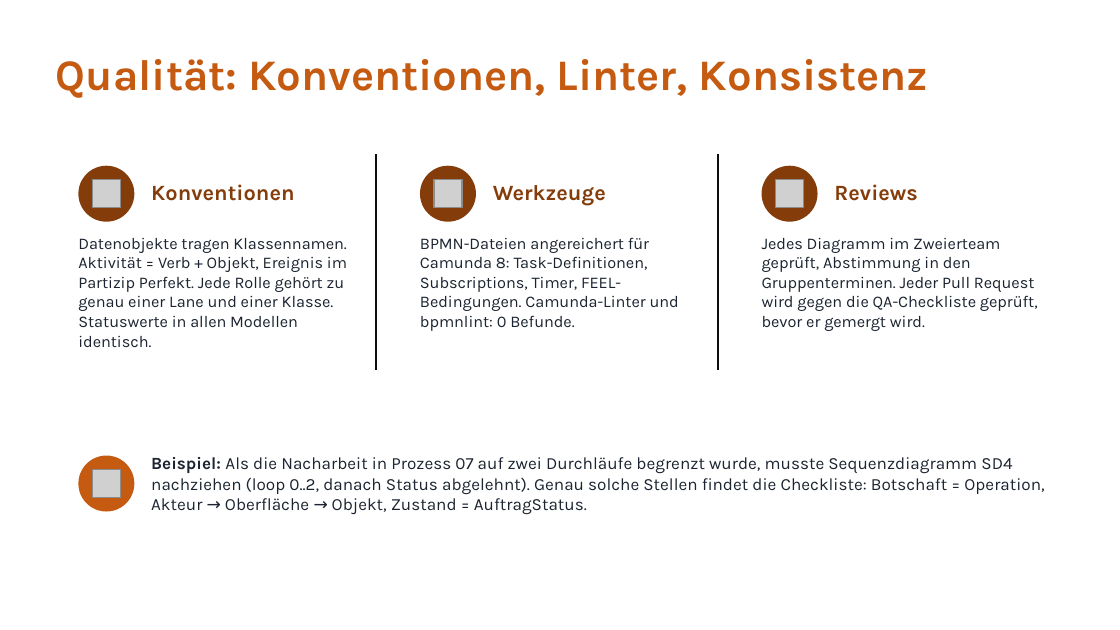
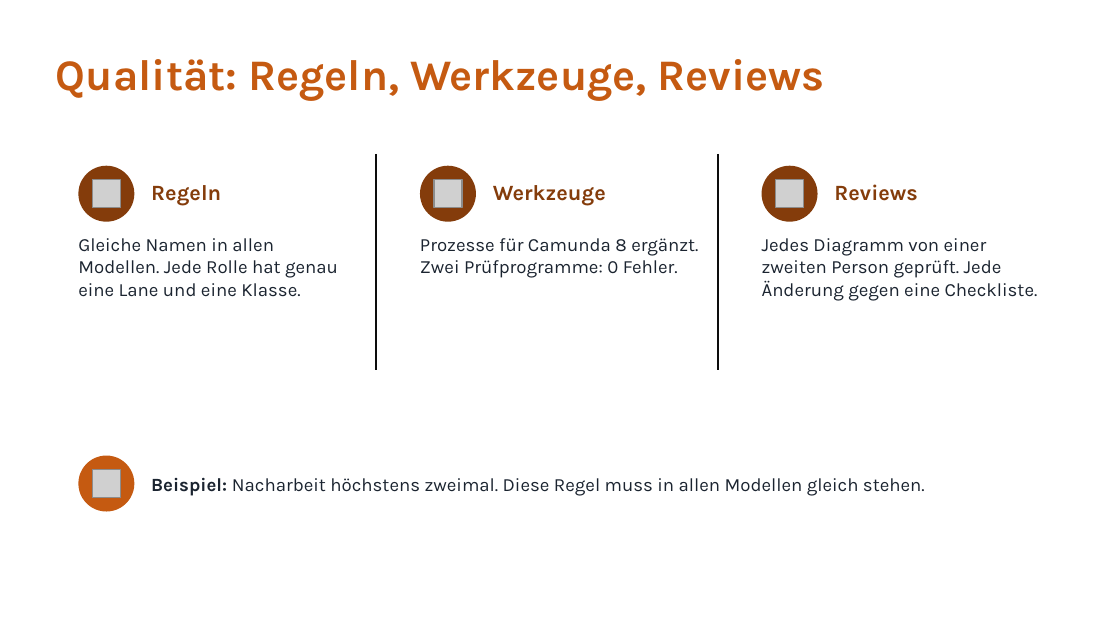
Before and after one commit to jakobschwan123-cmd/casestudy-semester-3, a slide deck: slide 14 of 4_praesentation/Abschlusspraesentation.pptx. Drawn at 1120x630 pixels with LibreOffice and Linux fonts; fonts in the diff are those of the drawing; grey boxes stand for pictures. Boxes give left, top, right and bottom in pixels: in the first picture for what was removed or moved away, otherwise in the second. Text is boxed around its words. In the diff, an @@ line names an element or a change of style, - is before the commit and + after.

```diff
--- a/4_praesentation/Abschlusspraesentation.pptx
+++ b/4_praesentation/Abschlusspraesentation.pptx
@@ text at (56,59,825,101): text changed @@
-Qualität: Konventionen, Linter, Konsistenz
+Qualität: Regeln, Werkzeuge, Reviews
@@ text at (151,185,221,206): text changed @@
-Konventionen
+Regeln
@@ text at (78,238,338,297): text changed; size 10.5 to 12 pt @@
-Datenobjekte tragen Klassennamen. Aktivität = Verb + Objekt, Ereignis im Partizip Perfekt. Jede Rolle gehört zu genau einer Lane und einer Klasse. Statuswerte in allen Modellen identisch.
+Gleiche Namen in allen Modellen. Jede Rolle hat genau eine Lane und eine Klasse.
@@ text at (420,238,698,278): text changed; size 10.5 to 12 pt @@
-BPMN-Dateien angereichert für Camunda 8: Task-Definitionen, Subscriptions, Timer, FEEL-Bedingungen. Camunda-Linter und bpmnlint: 0 Befunde.
+Prozesse für Camunda 8 ergänzt. Zwei Prüfprogramme: 0 Fehler.
@@ text at (762,238,1038,301): text changed; size 10.5 to 12 pt @@
-Jedes Diagramm im Zweierteam geprüft, Abstimmung in den Gruppenterminen. Jeder Pull Request wird gegen die QA-Checkliste geprüft, bevor er gemergt wird.
+Jedes Diagramm von einer zweiten Person geprüft. Jede Änderung gegen eine Checkliste.
@@ text at (151,478,925,496): text changed; size 11 to 12 pt @@
-Beispiel: Als die Nacharbeit in Prozess 07 auf zwei Durchläufe begrenzt wurde, musste Sequenzdiagramm SD4 nachziehen (loop 0..2, danach Status abgelehnt). Genau solche Stellen findet die Checkliste: Botschaft = Operation, Akteur → Oberfläche → Objekt, Zustand = AuftragStatus.
+Beispiel: Nacharbeit höchstens zweimal. Diese Regel muss in allen Modellen gleich stehen.
```
Also in this commit, not shown: 6 other slides changed, 2 other files.
